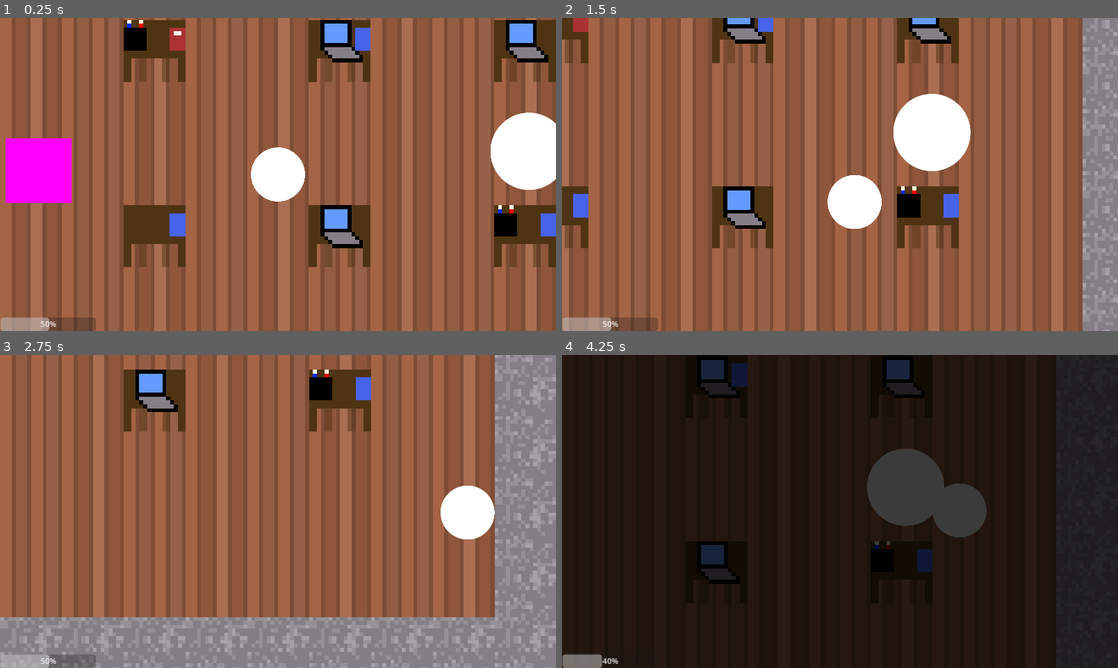
Above: before the commit, frames 1-4 (two rows, left to right).
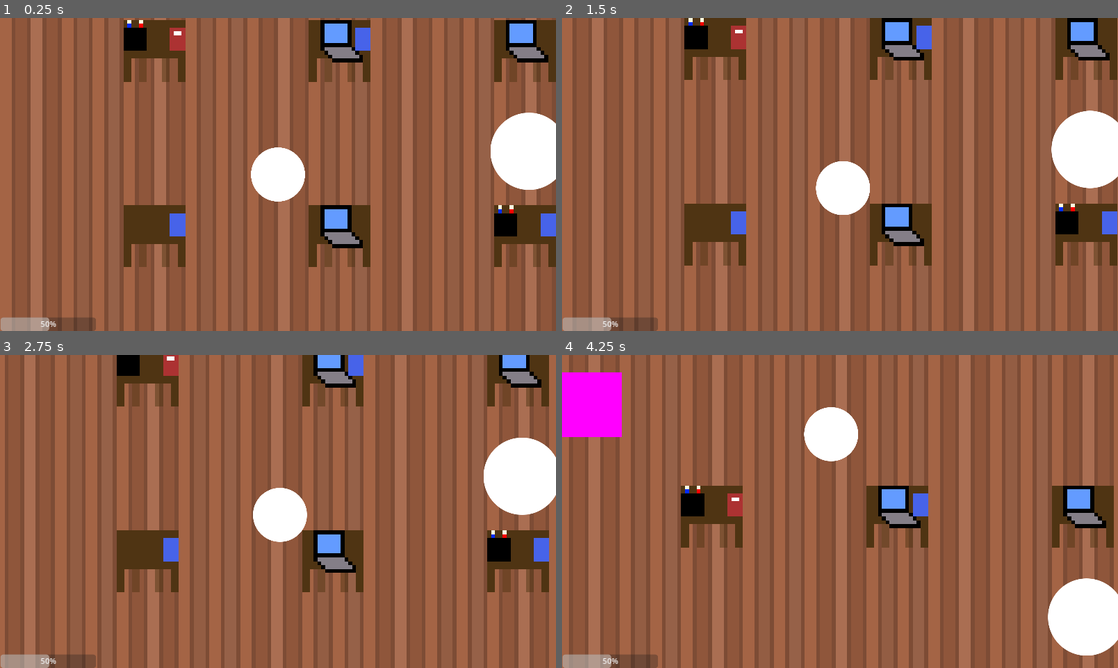
Above: after the commit, the same moments.

Repository: T-tag/GodotBirthdayGame
Game: Godot game, scene res://Scenes/bdgame.tscn
The game is run twice, just before and just after one commit, with the same random seed, the same clock (stepped at 60 frames per second) and the same inputs. Sound files missing from this copy of the repository are replaced by a short silence.
Inputs:
- Up to frame 1 (0.25 s): no input
- Up to frame 2 (1.5 s): tap Enter at 0.5 s; hold D (right) 0.53-1.28 s; hold Space (Space) 0.53-1.28 s; hold S (down) from 1.28 s (still down); tap Space (Space) at 1.35 s
- Up to frame 3 (2.75 s): release S (down) at 2.03 s; hold D (right) from 2.03 s (still down); hold Shift (Sprint) from 2.03 s (still down); tap Space (Space) at 2.3 s
- Up to frame 4 (4.25 s): release D (right) at 2.78 s; release Shift (Sprint) at 2.78 s; hold W (up) 2.78-3.53 s; tap Space (Space) at 2.85 s; hold A (left) from 3.53 s (still down); hold Space (Space) from 3.53 s (still down)

The runs differ from the first frame. In frame 1, 2.5% of the frame differs, in the area x 1-13%, y 38-60%; in frame 2, 47%; in frame 3, 56%; in frame 4, 100%, in the area x 0-100%, y 0-100%.

Commit message:
TristanTalk

Diff:
--- a/Scenes/bdgame.gd
+++ b/Scenes/bdgame.gd
@@ -1,12 +1,30 @@
 extends Node2D
 
+var IsInside = false
 
 # Called when the node enters the scene tree for the first time.
 func _ready():
-	pass # Replace with function body.
-
+	pass
 
 # Called every frame. 'delta' is the elapsed time since the previous frame.
 func _process(_delta):
 	if $Music.playing == false:
 		$Music.play()
+
+	if Input.is_action_just_pressed("Space") == true:
+		if IsInside == true:
+			$TristanTalking.play()
+			print("Gutday")
+			get_tree().paused = true
+
+func _on_area_2d_body_shape_entered(body_rid, body, body_shape_index, local_shape_index):
+	IsInside = true
+	print("entered")
+
+
+func _on_area_2d_body_shape_exited(body_rid, body, body_shape_index, local_shape_index):
+	IsInside = false
+
+
+func _on_tristan_talking_finished():
+	get_tree().paused = false
--- a/Scenes/bdgame.tscn
+++ b/Scenes/bdgame.tscn
@@ -7,6 +7,7 @@
 [ext_resource type="Script" path="res://Scenes/SceneSwitchTest.gd" id="4_u51qf"]
 [ext_resource type="AudioStream" uid="uid://e82j8u22j1qq" path="res://SounEffects/hitHurt.wav" id="5_apvh3"]
 [ext_resource type="AudioStream" uid="uid://cornbtqtymjgt" path="res://m1.ogg" id="7_8ip8k"]
+[ext_resource type="AudioStream" uid="uid://dxmjdqpaaq2ew" path="res://TristanTalk1.mp3" id="8_65sna"]
 
 [sub_resource type="TileSetAtlasSource" id="TileSetAtlasSource_l6ymn"]
 texture = ExtResource("1_42tb5")
@@ -149,21 +150,6 @@
 [sub_resource type="CircleShape2D" id="CircleShape2D_nthqq"]
 radius = 7.0
 
-[sub_resource type="GDScript" id="GDScript_nike4"]
-script/source = "extends Area2D
-
-
-# Called when the node enters the scene tree for the first time.
-func _ready():
-	pass # Replace with function body.
-
-
-# Called every frame. 'delta' is the elapsed time since the previous frame.
-func _process(delta):
-	pass
-
-"
-
 [sub_resource type="CircleShape2D" id="CircleShape2D_ex3w2"]
 
 [sub_resource type="RectangleShape2D" id="RectangleShape2D_s53ie"]
@@ -173,6 +159,9 @@
 
 [sub_resource type="RectangleShape2D" id="RectangleShape2D_odhcn"]
 size = Vector2(1, 1)
+
+[sub_resource type="RectangleShape2D" id="RectangleShape2D_hls1b"]
+size = Vector2(1.22768, 1.19052)
 
 [node name="Node2D" type="Node2D"]
 script = ExtResource("1_awmp5")
@@ -223,7 +212,6 @@
 
 [node name="Test Enemy" type="Area2D" parent="."]
 position = Vector2(290, 244)
-script = SubResource("GDScript_nike4")
 
 [node name="Sprite2D" type="Sprite2D" parent="Test Enemy"]
 position = Vector2(1.45435e-05, -7.15256e-07)
@@ -245,12 +233,18 @@
 stream = ExtResource("5_apvh3")
 
 [node name="Music" type="AudioStreamPlayer" parent="."]
+process_mode = 3
 stream = ExtResource("7_8ip8k")
+volume_db = -3.748
 
 [node name="TristanTalking" type="AudioStreamPlayer" parent="."]
+process_mode = 3
+stream = ExtResource("8_65sna")
+volume_db = 9.009
+pitch_scale = 1.43
 
 [node name="StaticBody2D" type="StaticBody2D" parent="."]
-position = Vector2(163, 249)
+position = Vector2(161, 189)
 scale = Vector2(17.1054, 16.7994)
 
 [node name="Sprite2D" type="Sprite2D" parent="StaticBody2D"]
@@ -259,5 +253,16 @@
 [node name="CollisionShape2D" type="CollisionShape2D" parent="StaticBody2D"]
 shape = SubResource("RectangleShape2D_odhcn")
 
+[node name="Area2D" type="Area2D" parent="StaticBody2D"]
+
+[node name="CollisionShape2D" type="CollisionShape2D" parent="StaticBody2D/Area2D"]
+position = Vector2(-4.20958e-07, 0)
+scale = Vector2(0.999999, 1)
+shape = SubResource("RectangleShape2D_hls1b")
+
 [connection signal="body_entered" from="Test Enemy" to="Player" method="_on_test_enemy_body_entered"]
 [connection signal="body_shape_entered" from="SwitchToScene2" to="SwitchToScene2" method="_on_body_shape_entered"]
+[connection signal="mouse_shape_exited" from="SwitchToScene2" to="." method="_on_switch_to_scene_2_mouse_shape_exited"]
+[connection signal="finished" from="TristanTalking" to="." method="_on_tristan_talking_finished"]
+[connection signal="body_shape_entered" from="StaticBody2D/Area2D" to="." method="_on_area_2d_body_shape_entered"]
+[connection signal="body_shape_exited" from="StaticBody2D/Area2D" to="." method="_on_area_2d_body_shape_exited"]
Not shown: 1 places in Scenes/bdgame.tscn that only renumber resources
